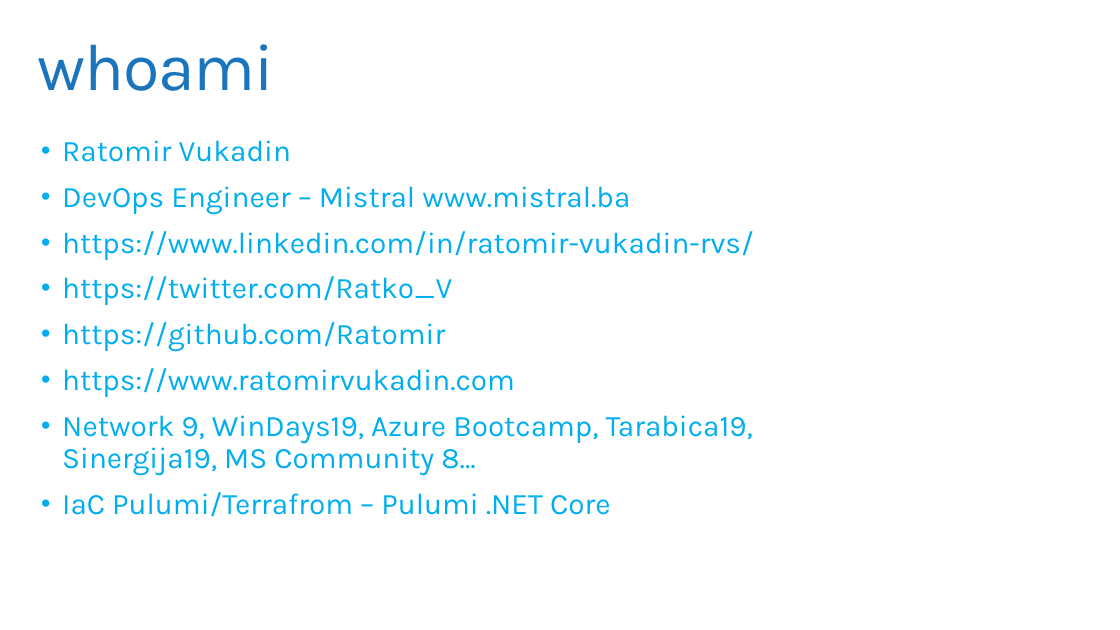
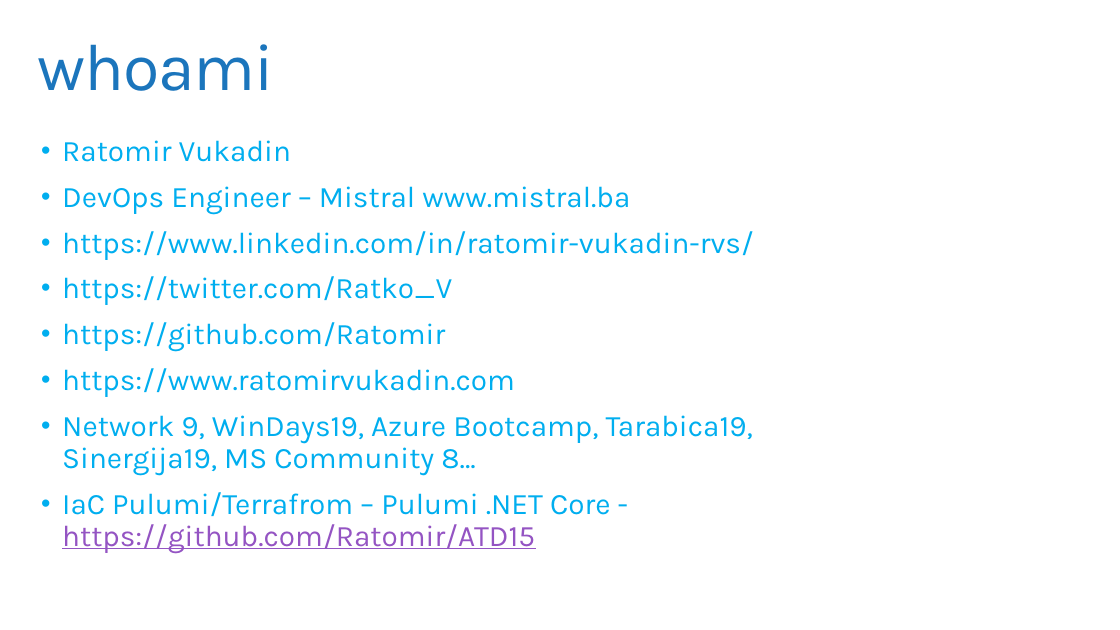
Before and after one commit to Ratomir/ATD15, a slide deck: slide 4 of ppt/ATD15_Ratomir_Vukadin_Kubernetes_AzureFunctions.pptx. Drawn at 1120x630 pixels with LibreOffice and Linux fonts; fonts in the diff are those of the drawing; background and template pictures are left out. Boxes give left, top, right and bottom in pixels: in the first picture for what was removed or moved away, otherwise in the second. Text is boxed around its words. In the diff, an @@ line names an element or a change of style, - is before the commit and + after.

```diff
--- a/ppt/ATD15_Ratomir_Vukadin_Kubernetes_AzureFunctions.pptx
+++ b/ppt/ATD15_Ratomir_Vukadin_Kubernetes_AzureFunctions.pptx
@@ text at (x1=62, y1=492, x2=610, y2=554): text changed @@
-• IaC Pulumi/Terrafrom – Pulumi .NET Core
+• IaC Pulumi/Terrafrom – Pulumi .NET Core - https://github.com/Ratomir/ATD15
```
Also in this commit, not shown: 1 other slide changed.
